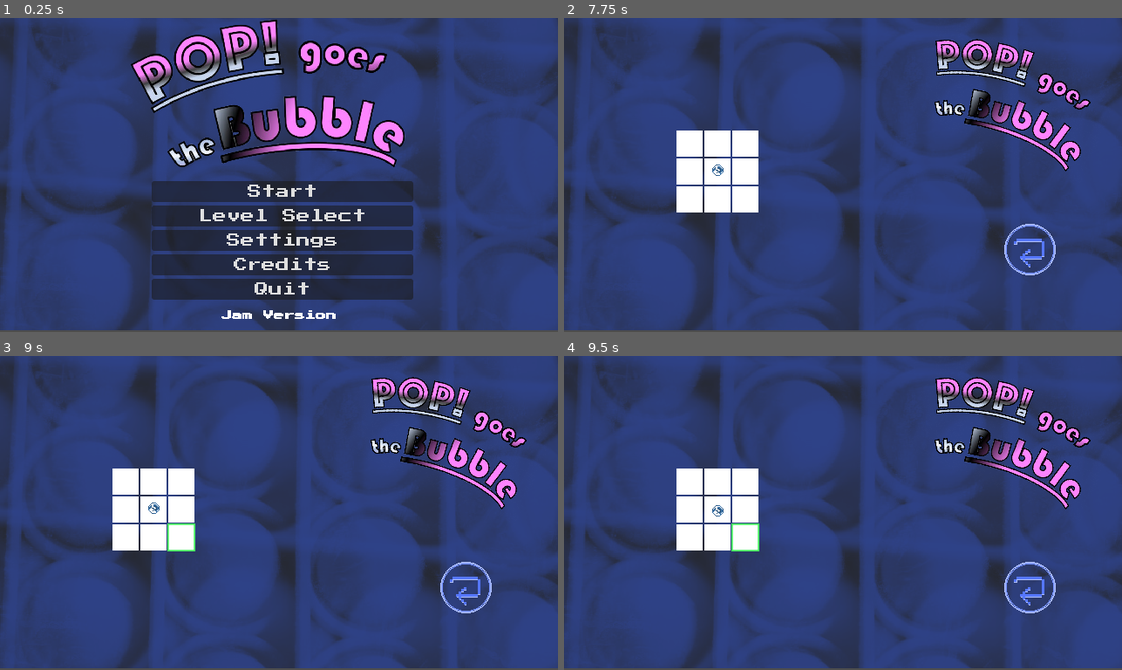
Above: before the commit, frames 1-4 (two rows, left to right).
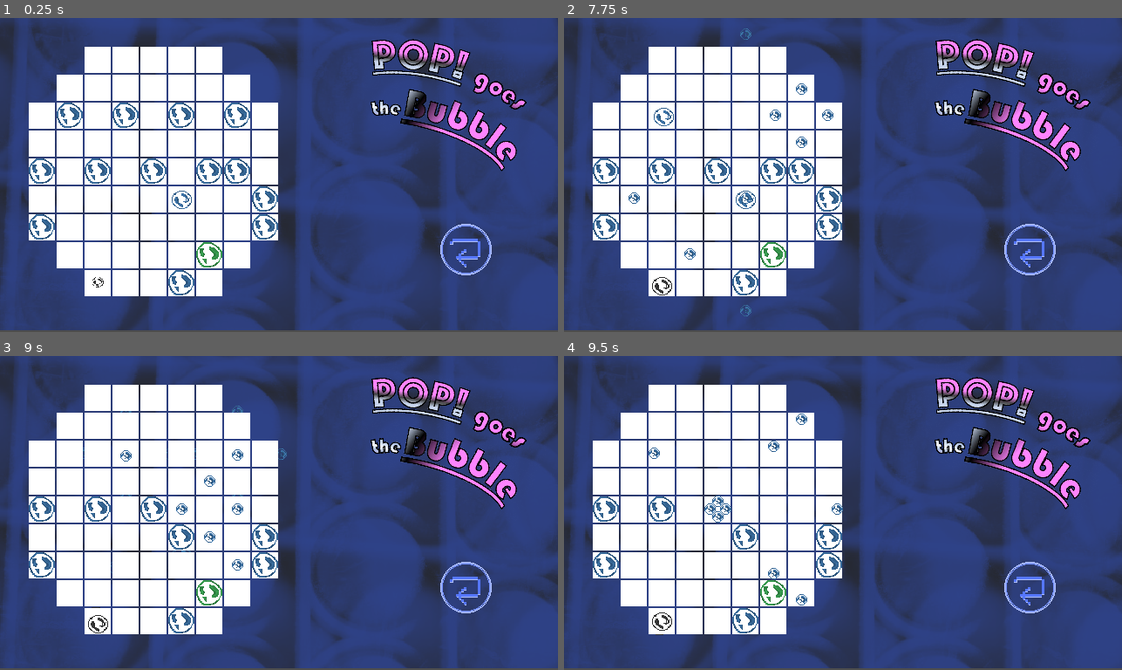
Above: after the commit, the same moments.

Repository: kaiec/ggj25-bubble-game
Game: Godot game, scene res://gamemanager/gamemanager.tscn
The game is run twice, just before and just after one commit, with the same random seed, the same clock (stepped at 60 frames per second) and the same inputs.
Inputs (mouse positions are in pixels of both pictures, inside the frame that each line leads up to):
- Up to frame 1 (0.25 s): no input
- Up to frame 2 (7.75 s): click (848, 190) at 0.5 s, where only the run before the commit has a clickable "Start"; click (843, 294) at 1.25 s, where only the run before the commit has a clickable "Continue"; tap Enter at 2 s; move the mouse to (965, 159) at 2.02 s; hold D (move_right) 2.03-2.78 s; click (965, 159) at 2.1 s; move the mouse to (731, 190) at 2.77 s; hold S (move_down) 2.78-3.53 s; click (731, 190) at 2.85 s; move the mouse to (898, 105) at 3.52 s; hold D (move_right) 3.53-4.28 s; click (898, 105) at 3.6 s; move the mouse to (815, 237) at 4.27 s; hold W (move_up) 4.28-5.03 s; click (815, 237) at 4.35 s; move the mouse to (1010, 222) at 5.02 s; hold A (move_left) 5.03-6.53 s; click (1010, 222) at 5.1 s; move the mouse to (675, 127) at 5.77 s; click (675, 127) at 5.85 s; move the mouse to (870, 175) at 6.52 s; hold S (move_down) 6.53-7.28 s; click (870, 175) at 6.6 s; move the mouse to (759, 96) at 7.27 s; hold D (move_right) from 7.28 s (still down); click (759, 96) at 7.35 s
- Up to frame 3 (9 s): move the mouse to (401, 497) at 8.02 s; release D (move_right) at 8.03 s; hold W (move_up) 8.03-8.78 s; click (401, 497) at 8.1 s; move the mouse to (167, 528) at 8.77 s; hold D (move_right) from 8.78 s (still down); click (167, 528) at 8.85 s
- Up to frame 4 (9.5 s): keep holding D (move_right)

The runs differ from the first frame. In frame 1, 46% of the frame differs, in the area x 5-95%, y 0-96%; in frame 2, 24%; in frame 3, 24%; in frame 4, 24%.

Commit message:
diagonal bubble

Diff:
--- a/bubble/basic_bubble.gd
+++ b/bubble/basic_bubble.gd
@@ -91,12 +91,14 @@
 	)
 	return player
 
+
 func play_inflate_sound() -> AudioStreamPlayer:
 	var player : AudioStreamPlayer = $SFX/Bubble1 as AudioStreamPlayer
 	player.pitch_scale = randf_range(0.8, 1.2)
 	get_tree().create_timer(randf_range(0.01, 0.3)).timeout.connect(
 		func():
-			player.play()
+			if player:
+				player.play()
 	)
 	return player
 
--- a/bubble/bubble.gd
+++ b/bubble/bubble.gd
@@ -3,12 +3,18 @@
 class_name Bubble
 extends BasicBubble
 
-@onready var projectiles = {
-	$LeftProjectile: Vector2(-32, 0),
-	$RightProjectile: Vector2(32, 0),
-	$UpProjectile: Vector2(0, 32),
-	$DownProjectile: Vector2(0, -32),
-}
+var directions = [Vector2i.LEFT, Vector2i.RIGHT, Vector2i.UP, Vector2i.DOWN]
+
+@onready var projectiles : Dictionary
+
+func _ready() -> void:
+	projectiles = {
+		$LeftProjectile: Vector2(directions[0] * 32),
+		$RightProjectile: Vector2(directions[1] * 32),
+		$UpProjectile: Vector2(directions[2] * 32),
+		$DownProjectile: Vector2(directions[3] * 32),
+	}
+
 
 func burst():
 	if Engine.is_editor_hint(): return
@@ -22,7 +28,7 @@
 		tween.tween_property(proj, "position", proj.position + projectiles[proj], animation_time)
 	await super()
 	var new_bubbles = []
-	for n in [Vector2i.UP, Vector2i.DOWN, Vector2i.RIGHT, Vector2i.LEFT]:
+	for n in directions:
 		var c = cell + n
 		var bubble = engine.get_bubble(c)
 		if bubble:
--- /dev/null
+++ b/bubble/diagonal_bubble.gd
@@ -0,0 +1,9 @@
+@tool
+
+extends Bubble
+
+
+
+func _ready() -> void:
+	directions = [Vector2i(-1,-1), Vector2i(-1,1), Vector2i(1,-1), Vector2i(1,1)]
+	super()
--- /dev/null
+++ b/bubble/game_objects/diagonal_bubble.tscn
@@ -0,0 +1,8 @@
+[gd_scene load_steps=3 format=3 uid="uid://de5gcm2mubx77"]
+
+[ext_resource type="PackedScene" uid="uid://cjt4tsttw2c5r" path="res://bubble/game_objects/bubble.tscn" id="1_3klcd"]
+[ext_resource type="Script" path="res://bubble/diagonal_bubble.gd" id="2_r03ev"]
+
+[node name="Bubble" instance=ExtResource("1_3klcd")]
+modulate = Color(0.2448, 0.68, 0.346347, 1)
+script = ExtResource("2_r03ev")
--- a/bubble/projectile.gd
+++ b/bubble/projectile.gd
@@ -34,6 +34,3 @@
 			new_bubble.modulate = modulate
 		await new_bubble.spawn_animation
 	hide()
-
-func _process(delta: float) -> void:
-	pass
--- a/gamemanager/gamemanager.tscn
+++ b/gamemanager/gamemanager.tscn
@@ -15,6 +15,7 @@
 process_mode = 3
 script = ExtResource("1_htktm")
 max_level = 4
+bypass = true
 jump_to_level = 4
 
 [node name="BackgroundSixFortyThreeSixty" type="Sprite2D" parent="."]
--- a/levels/level_4.tscn
+++ b/levels/level_4.tscn
@@ -6,6 +6,7 @@
 [ext_resource type="PackedScene" uid="uid://cx0wgckga1wfc" path="res://bubble/bubble_engine.tscn" id="3_qpcg6"]
 [ext_resource type="PackedScene" uid="uid://cjt4tsttw2c5r" path="res://bubble/game_objects/bubble.tscn" id="4_fye01"]
 [ext_resource type="PackedScene" uid="uid://bqjvrwyyltsen" path="res://bubble/game_objects/bad_bubble.tscn" id="5_qlsf7"]
+[ext_resource type="PackedScene" uid="uid://de5gcm2mubx77" path="res://bubble/game_objects/diagonal_bubble.tscn" id="7_luejt"]
 
 [node name="Level 1" type="Node2D"]
 process_mode = 1
@@ -83,3 +84,7 @@
 [node name="BadBubble" parent="Bubbles" instance=ExtResource("5_qlsf7")]
 position = Vector2(112, 304)
 size = 2
+
+[node name="Bubble15" parent="Bubbles" instance=ExtResource("7_luejt")]
+position = Vector2(240, 272)
+size = 3
Not shown: 1 places in bubble/projectile.tscn that only renumber resources
Not shown: 1 places in levels/level_4.tscn that only renumber resources
